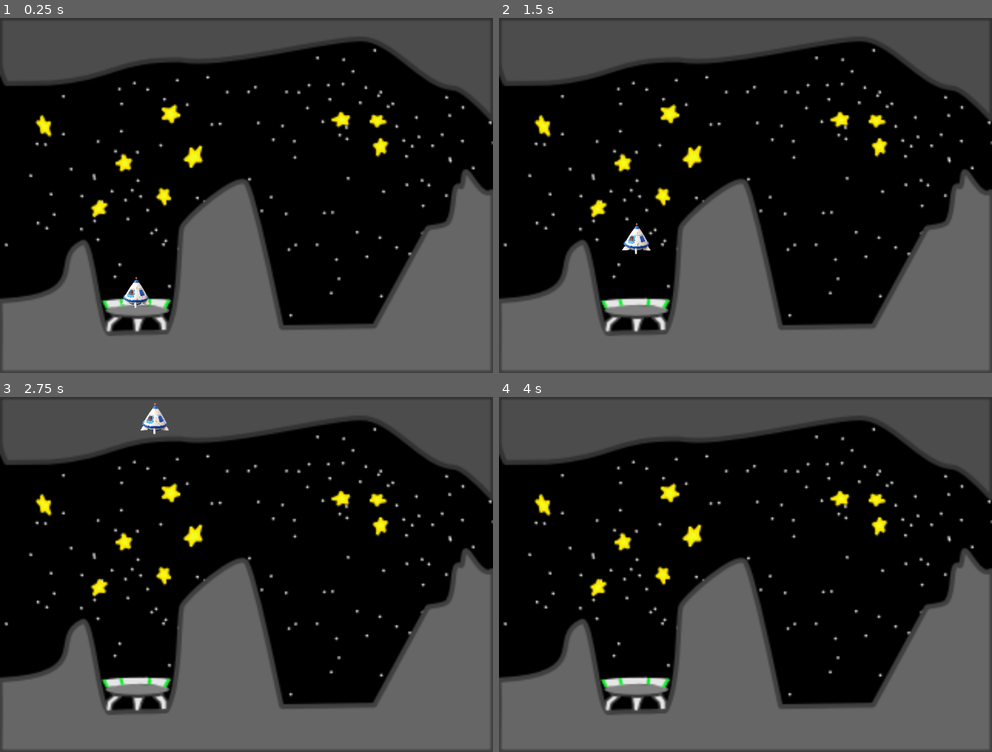
Above: before the commit, frames 1-4 (two rows, left to right).
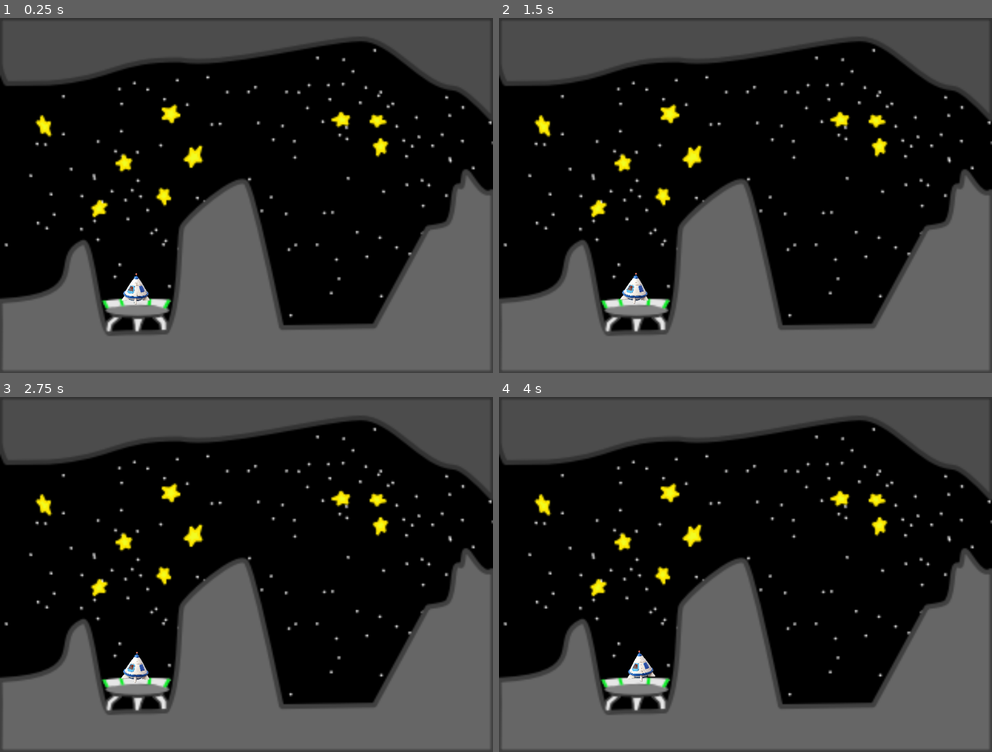
Above: after the commit, the same moments.

Repository: nelzon1/lander_game
Game: Godot game, scene res://scenes/level_view.tscn
Two runs of this game, one before a commit and one after it. Both use one fixed random seed, a clock stepped at 60 frames per second and the inputs below.
Inputs (mouse positions are in pixels of both pictures, inside the frame that each line leads up to):
- Up to frame 1 (0.25 s): no input
- Up to frame 2 (1.5 s): move the mouse to (853, 177) at 0.52 s; hold A (move_right) 0.53-1.28 s; hold Right mouse button (move_left) 0.53-1.28 s; move the mouse to (646, 213) at 1.27 s; right-click (646, 213) at 1.35 s
- Up to frame 3 (2.75 s): move the mouse to (295, 496) at 2.02 s; hold A (move_right) from 2.03 s (still down); hold Right mouse button (move_left) from 2.03 s (still down)
- Up to frame 4 (4 s): move the mouse to (720, 645) at 2.77 s; release Right mouse button (move_left) at 2.78 s; right-click (720, 645) at 2.85 s; move the mouse to (893, 627) at 3.52 s; release A (move_right) at 3.53 s; hold Right mouse button (move_left) from 3.53 s (still down)

The runs differ from the first frame. In frame 1, 0.3% of the frame differs, in the area x 24-31%, y 71-82%; in frame 2, 0.5%, in the area x 24-31%, y 57-81%; in frame 3, 0.5%; in frame 4, 0.3%.

Commit message:
collision working

Diff:
--- /dev/null
+++ b/scenes/level_1.gd
@@ -0,0 +1,11 @@
+extends Node2D
+
+
+# Called when the node enters the scene tree for the first time.
+func _ready():
+	pass # Replace with function body.
+
+
+# Called every frame. 'delta' is the elapsed time since the previous frame.
+func _process(delta):
+	pass
--- a/scenes/level_1.tscn
+++ b/scenes/level_1.tscn
@@ -1,6 +1,7 @@
-[gd_scene load_steps=4 format=3 uid="uid://0oq7vxcdynyq"]
+[gd_scene load_steps=5 format=3 uid="uid://0oq7vxcdynyq"]
 
 [ext_resource type="Texture2D" uid="uid://dpb25rqks12kl" path="res://assets/level_1.svg" id="1_0ck68"]
+[ext_resource type="Script" path="res://scenes/level_1.gd" id="1_swmbx"]
 
 [sub_resource type="RectangleShape2D" id="RectangleShape2D_p1y5j"]
 size = Vector2(184, 26)
@@ -9,18 +10,19 @@
 size = Vector2(90.0854, 16.711)
 
 [node name="Level_1" type="Node2D"]
+script = ExtResource("1_swmbx")
 
 [node name="Level1" type="Sprite2D" parent="."]
 position = Vector2(500, 360)
 scale = Vector2(3.125, 3.13043)
 texture = ExtResource("1_0ck68")
 
-[node name="Ground" type="Area2D" parent="."]
+[node name="Ground" type="StaticBody2D" parent="."]
 
 [node name="Collision_ground" type="CollisionPolygon2D" parent="Ground"]
 polygon = PackedVector2Array(8, 576, 96, 560, 128, 528, 144, 472, 168, 456, 216, 640, 336, 632, 352, 584, 368, 424, 440, 352, 496, 328, 576, 624, 760, 624, 864, 424, 904, 416, 928, 336, 944, 304, 992, 352, 1000, 352, 1000, 720, 0, 720, 0, 568)
 
-[node name="Cieling" type="Area2D" parent="."]
+[node name="Cieling" type="StaticBody2D" parent="."]
 
 [node name="Collision_cieling" type="CollisionPolygon2D" parent="Cieling"]
 polygon = PackedVector2Array(0, 112, 8, 136, 112, 136, 296, 88, 424, 88, 600, 64, 728, 40, 776, 56, 896, 136, 936, 144, 1000, 208, 1000, 0, 0, 0)
@@ -31,7 +33,7 @@
 position = Vector2(668, 621)
 shape = SubResource("RectangleShape2D_p1y5j")
 
-[node name="Start" type="Area2D" parent="."]
+[node name="Start" type="StaticBody2D" parent="."]
 
 [node name="CollisionShape2D" type="CollisionShape2D" parent="Start"]
 position = Vector2(276, 585.96)
--- a/scenes/level_view.tscn
+++ b/scenes/level_view.tscn
@@ -10,3 +10,5 @@
 [node name="Player" parent="." instance=ExtResource("2_oa2m2")]
 position = Vector2(276, 551)
 scale = Vector2(0.6, 0.6)
+rotation_speed = 0.01
+gravity_strength = 10.0
--- a/scenes/player.gd
+++ b/scenes/player.gd
@@ -1,18 +1,16 @@
-extends Area2D
-signal hit
+extends CharacterBody2D
 
-
-@export var velocity = Vector2.ZERO
-@export var velocity_max = Vector2(1000.0,1000.0)
-@export var velocity_min = Vector2(-1000.0,-1000.0)
+var velocity_max = Vector2(1000.0,1000.0)
+var velocity_min = Vector2(-1000.0,-1000.0)
 @export var velocity_angle = 45.0
 @export var acceleration = 10.0
+@export var rotation_speed = 0.01
 var theta = velocity_angle / 180.0 * PI
 var x_comp = cos(theta)
 var y_comp = sin(theta)
 var vel_vec_left = Vector2(x_comp, -1.0 * y_comp)
 var vel_vec_right = Vector2(-1.0 * x_comp, -1.0 * y_comp)
-@export var gravity_strength = 4.0
+@export var gravity_strength = 20.0
 var vec_gravity = Vector2(0,1.0) * gravity_strength
 
 var screen_size
@@ -26,8 +24,16 @@
 func _process(delta):
 	if Input.is_action_pressed("move_left"):
 		velocity += vel_vec_left * acceleration
+		rotation += rotation_speed
 	if Input.is_action_pressed("move_right"):
 		velocity += vel_vec_right * acceleration
+		rotation -= rotation_speed
+
+func _physics_process(delta):
+
 	velocity += vec_gravity
 	#velocity = velocity.clamp(velocity_min, velocity_max)
-	position += velocity * delta
+	var collision_info = move_and_collide(velocity * delta)
+	if (collision_info):
+		velocity = velocity.bounce(collision_info.get_normal())
+		velocity *= 0.5
--- a/scenes/player.tscn
+++ b/scenes/player.tscn
@@ -3,9 +3,12 @@
 [ext_resource type="Script" path="res://scenes/player.gd" id="1_10xdi"]
 [ext_resource type="Texture2D" uid="uid://j7r8clek58wy" path="res://assets/lander.png" id="1_m0lwj"]
 
-[node name="Player" type="Area2D"]
+[node name="Player" type="CharacterBody2D"]
 position = Vector2(48, 32)
 script = ExtResource("1_10xdi")
+velocity_angle = 70.0
+rotation_speed = 10.0
+gravity_strength = 6.0
 metadata/_edit_group_ = true
 
 [node name="Lander" type="Sprite2D" parent="."]
@@ -14,4 +17,5 @@
 texture = ExtResource("1_m0lwj")
 
 [node name="CollisionPolygon2D" type="CollisionPolygon2D" parent="."]
+visible = false
 polygon = PackedVector2Array(1, -57, -43, 10, -50, 41, 47, 41, 41, 10)
